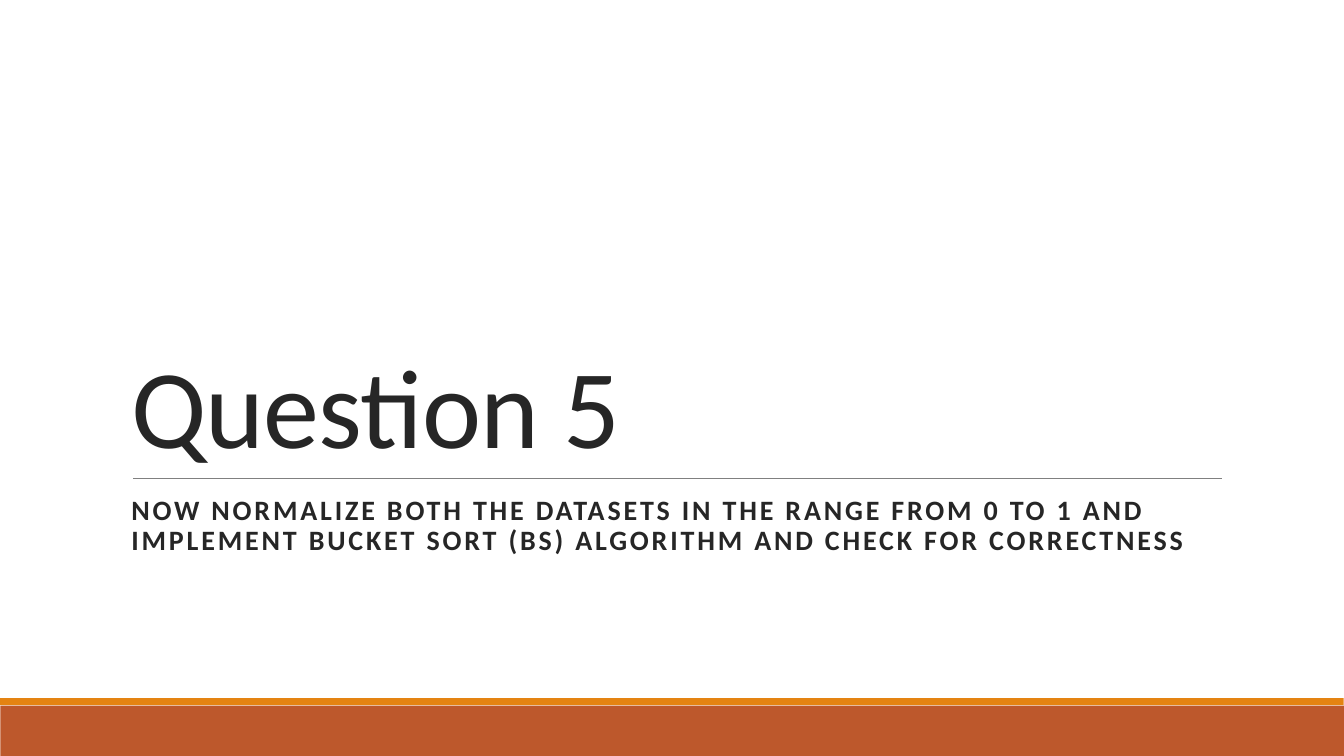
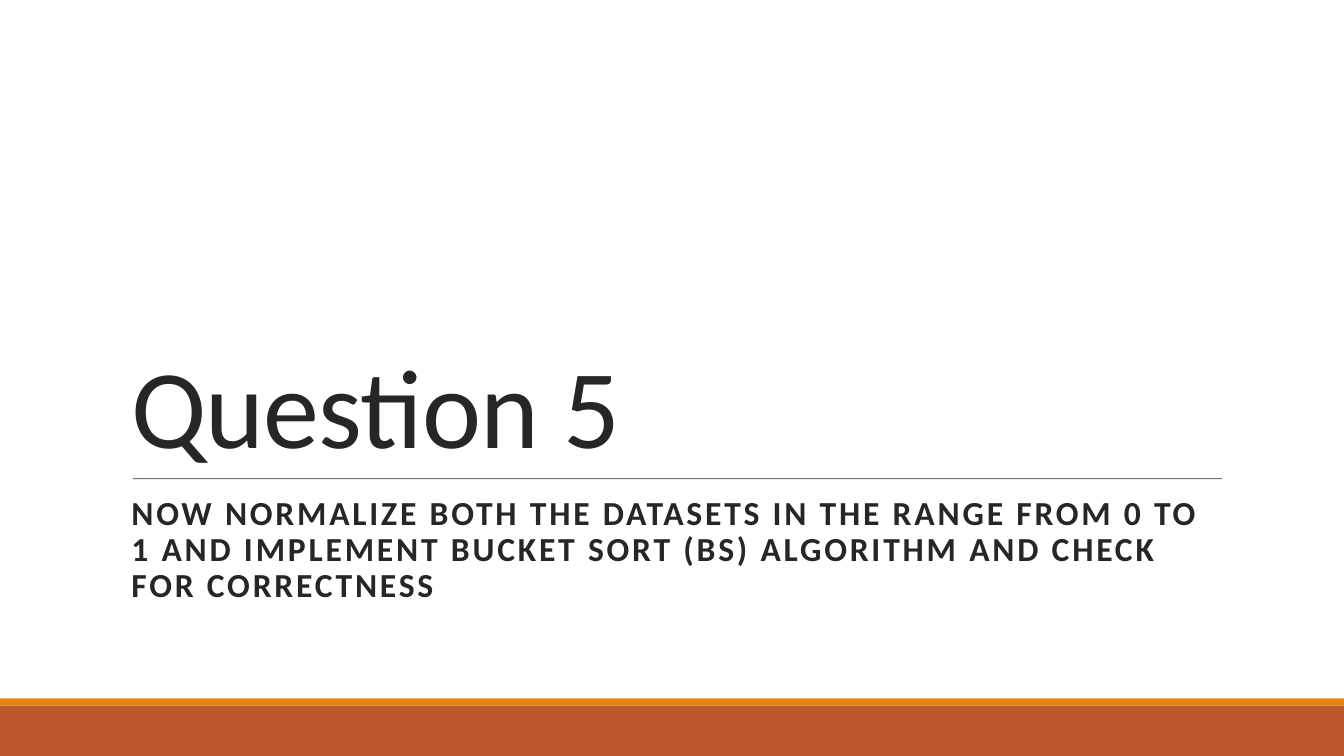
Before and after one commit to ayndp657/ALGORITHMLAB, a slide deck: slide 8 of Assignment 1/Assignment Presentation.pptx. Drawn at 1344x756 pixels with LibreOffice and Linux fonts; fonts in the diff are those of the drawing; background and template pictures are left out. Boxes give left, top, right and bottom in pixels: in the first picture for what was removed or moved away, otherwise in the second. Text is boxed around its words. In the diff, an @@ line names an element or a change of style, - is before the commit and + after.

```diff
--- a/Assignment 1/Assignment Presentation.pptx
+++ b/Assignment 1/Assignment Presentation.pptx
@@ line added from (133, 479) to (1222, 479), #637052 0.5 pt @@
@@ subtitle "NOW NORMALIZE BOTH THE DATASETS ..." at (131,503,1195,598): size 20 to 24 pt @@
@@ rectangle removed at (0,706,1344,756) @@
@@ rectangle removed at (0,699,1344,706) @@
@@ rectangle added at (0,699,1344,706), fill #E48312 @@
@@ rectangle added at (0,706,1344,756), fill #BD582C @@
```
Also in this commit, not shown: 1 other slide changed, 11 slides added.
